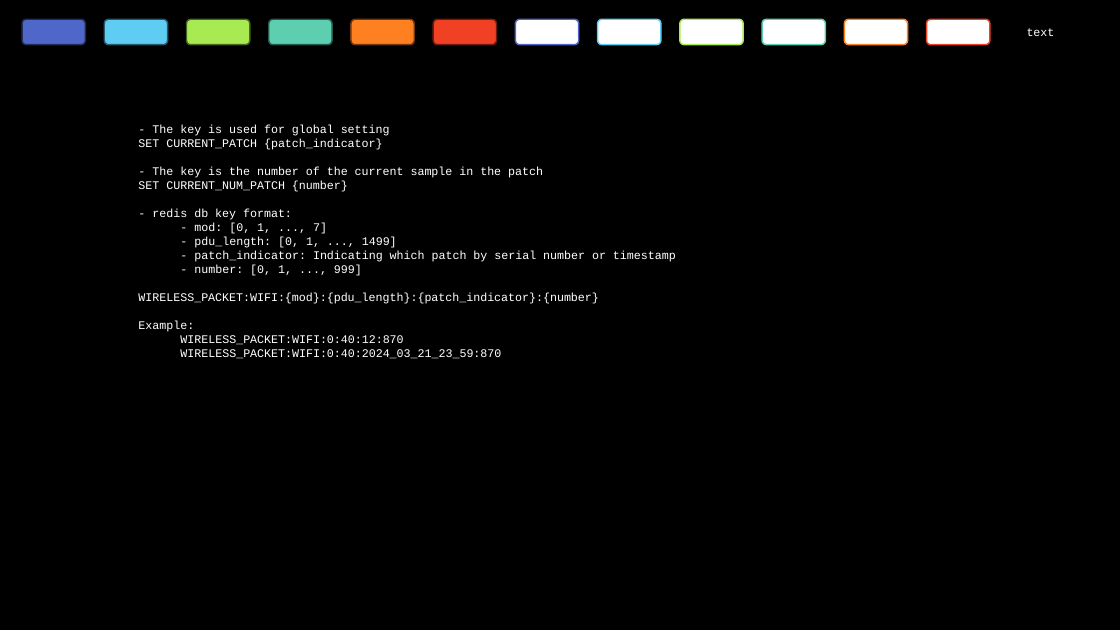
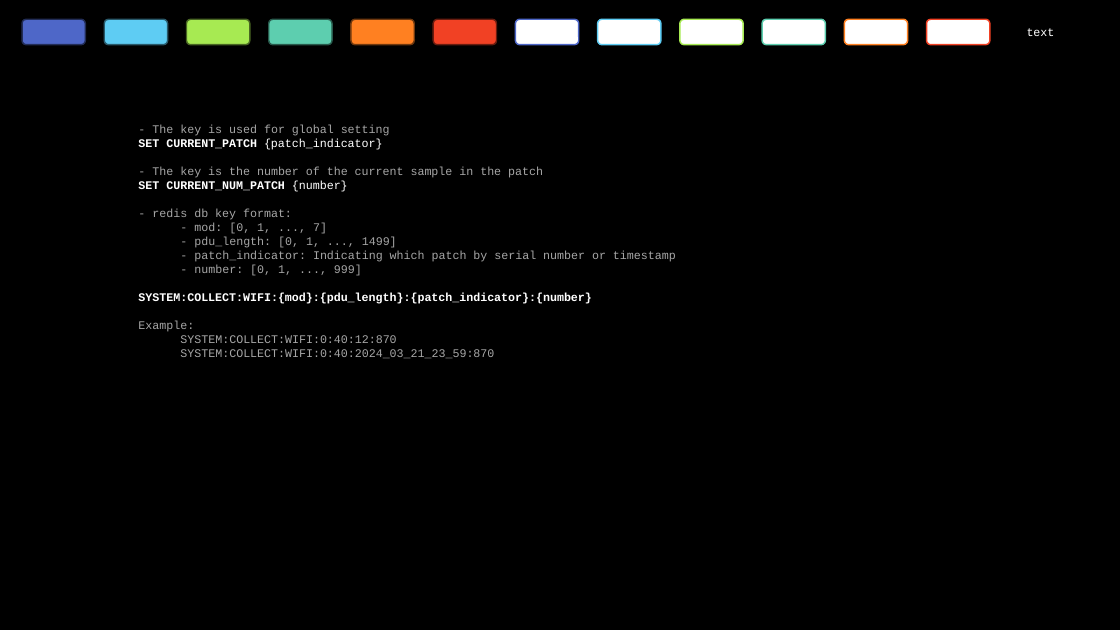
Before and after one commit to chun-chih-lin/wireless_transformer, a slide deck: slide 3 of NOTES.pptx. Drawn at 1120x630 pixels with LibreOffice and Linux fonts; fonts in the diff are those of the drawing; background and template pictures are left out. Boxes give left, top, right and bottom in pixels: in the first picture for what was removed or moved away, otherwise in the second. Text is boxed around its words. In the diff, an @@ line names an element or a change of style, - is before the commit and + after.

```diff
--- a/NOTES.pptx
+++ b/NOTES.pptx
@@ text at bbox=[138, 125, 676, 332]: text colour #FFFFFF to #A6A6A6 in "- The key is used for global ...", "- The key is the number of ...", "- redis db key format:", "- mod: [0, 1, ..., 7]" and 4 more places; bold on in "SET CURRENT_PATCH", "SET CURRENT_NUM_PATCH" @@
@@ text at bbox=[138, 293, 591, 304]: text changed; bold on @@
-WIRELESS_PACKET:WIFI:{mod}:{pdu_length}:{patch_indicator}:{number}
+SYSTEM:COLLECT:WIFI:{mod}:{pdu_length}:{patch_indicator}:{number}
@@ text at bbox=[180, 335, 494, 359]: text changed; text colour #FFFFFF to #A6A6A6 @@
-WIRELESS_PACKET:WIFI:0:40:12:870
-WIRELESS_PACKET:WIFI:0:40:2024_03_21_23_59:870
+SYSTEM:COLLECT:WIFI:0:40:12:870
+SYSTEM:COLLECT:WIFI:0:40:2024_03_21_23_59:870
```
Also in this commit, not shown: 1 slide added, 1 slide removed, 2 other files.
